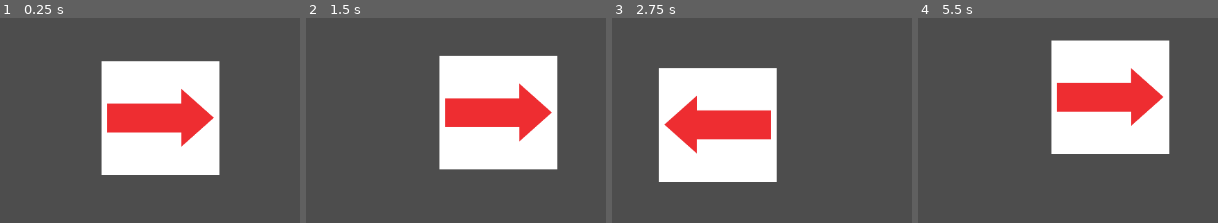
Above: before the commit, frames 1-4 (left to right).
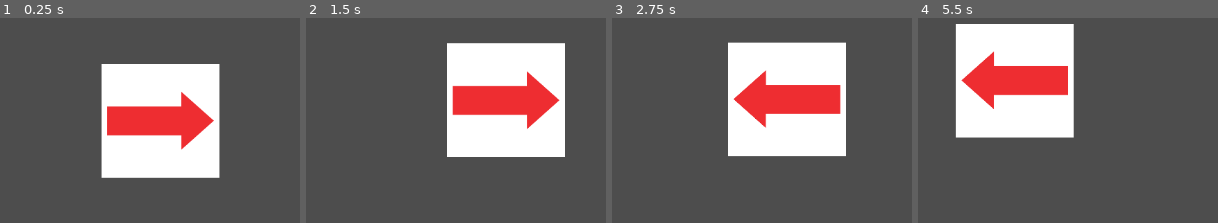
Above: after the commit, the same moments.

Repository: MagicCoderSigma/reclamation
Game: Godot game, scene res://main_scene.tscn
The game is run twice, just before and just after one commit, with the same random seed, the same clock (stepped at 60 frames per second) and the same inputs.
Inputs:
- Up to frame 1 (0.25 s): no input
- Up to frame 2 (1.5 s): hold E (ability) 0.53-1.28 s; hold D (right) from 0.53 s (still down); tap W (up) at 0.77, 0.8, 1.07, 1.35 s
- Up to frame 3 (2.75 s): tap W (up) at 1.52, 1.82, 2.3 s; tap E (ability) at 1.55 s; release D (right) at 2.03 s; hold A (left) from 2.03 s (still down); hold E (ability) from 2.03 s (still down)
- Up to frame 4 (5.5 s): release A (left) at 2.78 s; release E (ability) at 2.78 s; hold D (right) 2.78-4.28 s; tap E (ability) at 2.85, 4.35 s; tap W (up) at 3.02, 3.32, 4.52, 4.82, 5.3 s; hold W (up) 3.53-4.28 s; hold A (left) 4.28-5.03 s; hold D (right) from 5.03 s (still down); hold E (ability) from 5.03 s (still down)

The runs differ from the first frame. In frame 1, 2.5% of the frame differs, in the area x 33-74%, y 20-79%; in frame 2, 12%; in frame 3, 33%; in frame 4, 38%, in the area x 12-84%, y 2-67%.

Commit message:
Room additions

Diff:
--- /dev/null
+++ b/Rooms/elevator_shaft.tscn
@@ -0,0 +1,40 @@
+[gd_scene load_steps=4 format=3 uid="uid://dkcjan638hr6x"]
+
+[ext_resource type="PackedScene" uid="uid://cs6e6wh1qtsfs" path="res://Rooms/horizontal_1.tscn" id="1_j3sq3"]
+
+[sub_resource type="RectangleShape2D" id="RectangleShape2D_e5pec"]
+size = Vector2(16, 20.036015)
+
+[sub_resource type="RectangleShape2D" id="RectangleShape2D_j3sq3"]
+size = Vector2(38.70968, 16)
+
+[node name="Horizontal1" instance=ExtResource("1_j3sq3")]
+
+[node name="Entry" parent="." index="0"]
+position = Vector2(-176, -2962)
+
+[node name="Exit" parent="." index="1"]
+position = Vector2(16, 376)
+
+[node name="Wall" type="StaticBody2D" parent="." index="2"]
+position = Vector2(-168, -1293)
+
+[node name="CollisionShape2D" type="CollisionShape2D" parent="Wall" index="0"]
+scale = Vector2(1, 166.6)
+shape = SubResource("RectangleShape2D_e5pec")
+
+[node name="Wall3" type="StaticBody2D" parent="." index="3"]
+position = Vector2(-150, 386)
+scale = Vector2(4.96, 1)
+
+[node name="CollisionShape2D" type="CollisionShape2D" parent="Wall3" index="0"]
+position = Vector2(14.112904, -2)
+shape = SubResource("RectangleShape2D_j3sq3")
+
+[node name="Wall2" type="StaticBody2D" parent="." index="4"]
+position = Vector2(176, -3160)
+
+[node name="CollisionShape2D2" type="CollisionShape2D" parent="Wall2" index="0"]
+position = Vector2(-168, 1672)
+scale = Vector2(1, 166.6)
+shape = SubResource("RectangleShape2D_e5pec")
--- /dev/null
+++ b/Rooms/hcontain_entry.tscn
@@ -0,0 +1,41 @@
+[gd_scene load_steps=4 format=3 uid="uid://dtcftdkcwt374"]
+
+[ext_resource type="PackedScene" uid="uid://cap0pooh41p0n" path="res://Rooms/hcontain_fromlobby_1.tscn" id="1_shp10"]
+
+[sub_resource type="RectangleShape2D" id="RectangleShape2D_ks212"]
+
+[sub_resource type="RectangleShape2D" id="RectangleShape2D_s57nw"]
+size = Vector2(7.666666, 257)
+
+[node name="Horizontal1" instance=ExtResource("1_shp10")]
+
+[node name="Entry" parent="." index="0"]
+position = Vector2(-301, -10)
+
+[node name="Exit" parent="." index="1"]
+position = Vector2(1951, 172)
+
+[node name="CollisionShape2D" parent="StaticBody2D" index="0"]
+position = Vector2(-1, 0)
+
+[node name="CollisionShape2D2" type="CollisionShape2D" parent="StaticBody2D" index="1"]
+position = Vector2(830.00006, 237)
+scale = Vector2(30, 1)
+shape = SubResource("RectangleShape2D_ks212")
+
+[node name="CollisionShape2D3" type="CollisionShape2D" parent="StaticBody2D" index="2"]
+position = Vector2(1651, 182)
+scale = Vector2(30, 1)
+shape = SubResource("RectangleShape2D_ks212")
+
+[node name="StaticBody2D2" type="StaticBody2D" parent="." index="3"]
+
+[node name="CollisionShape2D" type="CollisionShape2D" parent="StaticBody2D2" index="0"]
+position = Vector2(415, 118.5)
+scale = Vector2(30, 1)
+shape = SubResource("RectangleShape2D_s57nw")
+
+[node name="CollisionShape2D2" type="CollisionShape2D" parent="StaticBody2D2" index="1"]
+position = Vector2(1236, 284)
+scale = Vector2(30, 1)
+shape = SubResource("RectangleShape2D_s57nw")
--- /dev/null
+++ b/Rooms/hcontain_fromlobby_1.tscn
@@ -0,0 +1,19 @@
+[gd_scene load_steps=3 format=3 uid="uid://cap0pooh41p0n"]
+
+[ext_resource type="PackedScene" uid="uid://cs6e6wh1qtsfs" path="res://Rooms/horizontal_1.tscn" id="1_q6u4c"]
+
+[sub_resource type="RectangleShape2D" id="RectangleShape2D_ks212"]
+
+[node name="Horizontal1" instance=ExtResource("1_q6u4c")]
+
+[node name="Entry" parent="." index="0"]
+position = Vector2(-300, -10)
+
+[node name="Exit" parent="." index="1"]
+position = Vector2(300, -10)
+
+[node name="StaticBody2D" type="StaticBody2D" parent="." index="2"]
+
+[node name="CollisionShape2D" type="CollisionShape2D" parent="StaticBody2D" index="0"]
+scale = Vector2(30, 1)
+shape = SubResource("RectangleShape2D_ks212")
--- /dev/null
+++ b/Rooms/hcontain_fromlobby_1_2.tscn
@@ -0,0 +1,5 @@
+[gd_scene load_steps=2 format=3 uid="uid://c5dxljwh0asfq"]
+
+[ext_resource type="PackedScene" uid="uid://cap0pooh41p0n" path="res://Rooms/hcontain_fromlobby_1.tscn" id="1_um080"]
+
+[node name="Horizontal1" instance=ExtResource("1_um080")]
--- a/Rooms/horizontal_1.tscn
+++ b/Rooms/horizontal_1.tscn
@@ -1,20 +1,9 @@
-[gd_scene load_steps=4 format=3 uid="uid://cs6e6wh1qtsfs"]
+[gd_scene load_steps=2 format=3 uid="uid://cs6e6wh1qtsfs"]
 
 [ext_resource type="Script" uid="uid://ho6oy8rtcbmr" path="res://Rooms/Room.gd" id="1_kcq3k"]
 
-[sub_resource type="RectangleShape2D" id="RectangleShape2D_k55nu"]
-
-[sub_resource type="RectangleShape2D" id="RectangleShape2D_80dui"]
-size = Vector2(20, 2)
-
 [node name="Horizontal1" type="Node2D"]
 script = ExtResource("1_kcq3k")
-
-[node name="Area" type="Area2D" parent="."]
-
-[node name="CollisionShape2D" type="CollisionShape2D" parent="Area"]
-scale = Vector2(18, 7)
-shape = SubResource("RectangleShape2D_k55nu")
 
 [node name="Entry" type="Node2D" parent="."]
 position = Vector2(-180, 0)
@@ -22,20 +11,3 @@
 
 [node name="Exit" type="Node2D" parent="."]
 position = Vector2(180, 0)
-
-[node name="StaticBody2D" type="StaticBody2D" parent="."]
-
-[node name="CollisionShape2D" type="CollisionShape2D" parent="StaticBody2D"]
-position = Vector2(0, 69)
-scale = Vector2(17.976885, 1)
-shape = SubResource("RectangleShape2D_80dui")
-debug_color = Color(0, 1, 0.42352942, 0.41960785)
-
-[node name="StaticBody2D2" type="StaticBody2D" parent="."]
-rotation = 3.1415927
-
-[node name="CollisionShape2D" type="CollisionShape2D" parent="StaticBody2D2"]
-position = Vector2(0, 69)
-scale = Vector2(17.976885, 1)
-shape = SubResource("RectangleShape2D_80dui")
-debug_color = Color(0, 1, 0.42352942, 0.41960785)
--- a/Rooms/horizontal_to_outside.tscn
+++ /dev/null
@@ -1,7 +0,0 @@
-[gd_scene load_steps=2 format=3 uid="uid://36hlq6it047r"]
-
-[ext_resource type="PackedScene" uid="uid://cs6e6wh1qtsfs" path="res://Rooms/horizontal_1.tscn" id="1_8uci0"]
-
-[node name="HorizontalToOutside" instance=ExtResource("1_8uci0")]
-exitPointOrientation = 0
-exitToRoomType = 1
--- /dev/null
+++ b/Rooms/introductory_room.tscn
@@ -0,0 +1,41 @@
+[gd_scene load_steps=4 format=3 uid="uid://idup0g7hkggh"]
+
+[ext_resource type="PackedScene" uid="uid://cs6e6wh1qtsfs" path="res://Rooms/horizontal_1.tscn" id="1_3gliy"]
+
+[sub_resource type="RectangleShape2D" id="RectangleShape2D_3gliy"]
+
+[sub_resource type="RectangleShape2D" id="RectangleShape2D_x2q2o"]
+size = Vector2(538, 20)
+
+[node name="IntroRoom" instance=ExtResource("1_3gliy")]
+
+[node name="Entry" parent="." index="0"]
+position = Vector2(-600, 300)
+
+[node name="Floor" type="StaticBody2D" parent="." index="1"]
+position = Vector2(0, 310)
+
+[node name="Collision" type="CollisionShape2D" parent="Floor" index="0"]
+scale = Vector2(60, 1)
+shape = SubResource("RectangleShape2D_3gliy")
+debug_color = Color(0, 1, 0.27450982, 0.41960785)
+
+[node name="Floor3" type="StaticBody2D" parent="." index="2"]
+position = Vector2(0, 310)
+
+[node name="Collision" type="CollisionShape2D" parent="Floor3" index="0"]
+position = Vector2(1680.0001, 226)
+scale = Vector2(60, 1)
+shape = SubResource("RectangleShape2D_3gliy")
+debug_color = Color(0, 1, 0.27450982, 0.41960785)
+
+[node name="Floor2" type="StaticBody2D" parent="." index="3"]
+position = Vector2(0, 310)
+
+[node name="CollisionShape2D" type="CollisionShape2D" parent="Floor2" index="0"]
+position = Vector2(839.99994, 114.000015)
+rotation = 0.43633232
+shape = SubResource("RectangleShape2D_x2q2o")
+
+[node name="Exit" parent="." index="4"]
+position = Vector2(2280, 526)
--- /dev/null
+++ b/Rooms/lobby_1.tscn
@@ -0,0 +1,37 @@
+[gd_scene load_steps=4 format=3 uid="uid://bc300fcrl1gru"]
+
+[ext_resource type="PackedScene" uid="uid://cs6e6wh1qtsfs" path="res://Rooms/horizontal_1.tscn" id="1_fsgmy"]
+
+[sub_resource type="RectangleShape2D" id="RectangleShape2D_0l6pi"]
+size = Vector2(20.099834, 19.960876)
+
+[sub_resource type="RectangleShape2D" id="RectangleShape2D_3lm58"]
+size = Vector2(287.14044, 20)
+
+[node name="Lobby1" instance=ExtResource("1_fsgmy")]
+
+[node name="Entry" parent="." index="0"]
+position = Vector2(-226.00002, 0)
+
+[node name="Exit" parent="." index="1"]
+position = Vector2(738, -84)
+
+[node name="StaticBody2D" type="StaticBody2D" parent="." index="2"]
+
+[node name="CollisionShape2D" type="CollisionShape2D" parent="StaticBody2D" index="0"]
+position = Vector2(-25.000002, 10)
+scale = Vector2(20, 1)
+shape = SubResource("RectangleShape2D_0l6pi")
+
+[node name="CollisionShape2D2" type="CollisionShape2D" parent="StaticBody2D" index="1"]
+position = Vector2(537, -74)
+scale = Vector2(20, 1)
+shape = SubResource("RectangleShape2D_0l6pi")
+
+[node name="StaticBody2D2" type="StaticBody2D" parent="." index="3"]
+scale = Vector2(-0.55721855, -6.0690336)
+
+[node name="CollisionShape2D" type="CollisionShape2D" parent="StaticBody2D2" index="0"]
+position = Vector2(-459.42477, 6.590834)
+scale = Vector2(1, 0.9999999)
+shape = SubResource("RectangleShape2D_3lm58")
--- /dev/null
+++ b/Rooms/lobby_1_2.tscn
@@ -0,0 +1,20 @@
+[gd_scene load_steps=2 format=3 uid="uid://dq6j8d0bbejdx"]
+
+[ext_resource type="PackedScene" uid="uid://bc300fcrl1gru" path="res://Rooms/lobby_1.tscn" id="1_tsdej"]
+
+[node name="Lobby1" instance=ExtResource("1_tsdej")]
+
+[node name="Entry" parent="." index="0"]
+position = Vector2(-226.00002, -90)
+
+[node name="Exit" parent="." index="1"]
+position = Vector2(738, -90)
+
+[node name="CollisionShape2D" parent="StaticBody2D" index="0"]
+position = Vector2(-25.000002, -80)
+
+[node name="CollisionShape2D2" parent="StaticBody2D" index="1"]
+position = Vector2(537, -80)
+
+[node name="CollisionShape2D" parent="StaticBody2D2" index="0"]
+position = Vector2(-459.42477, 11.698731)
--- /dev/null
+++ b/Rooms/lobby_2.tscn
@@ -0,0 +1,19 @@
+[gd_scene load_steps=3 format=3 uid="uid://devoxo0oj4njp"]
+
+[ext_resource type="PackedScene" uid="uid://cs6e6wh1qtsfs" path="res://Rooms/horizontal_1.tscn" id="1_7hyyh"]
+
+[sub_resource type="RectangleShape2D" id="RectangleShape2D_1dppp"]
+
+[node name="Horizontal1" instance=ExtResource("1_7hyyh")]
+
+[node name="Entry" parent="." index="0"]
+position = Vector2(-300, -10)
+
+[node name="Exit" parent="." index="1"]
+position = Vector2(300, -10)
+
+[node name="StaticBody2D" type="StaticBody2D" parent="." index="2"]
+
+[node name="CollisionShape2D" type="CollisionShape2D" parent="StaticBody2D" index="0"]
+scale = Vector2(30, 1)
+shape = SubResource("RectangleShape2D_1dppp")
--- /dev/null
+++ b/Rooms/lobby_2_2.tscn
@@ -0,0 +1,5 @@
+[gd_scene load_steps=2 format=3 uid="uid://ci0565govepbb"]
+
+[ext_resource type="PackedScene" uid="uid://devoxo0oj4njp" path="res://Rooms/lobby_2.tscn" id="1_m55qi"]
+
+[node name="Horizontal1" instance=ExtResource("1_m55qi")]
--- /dev/null
+++ b/Rooms/lobby_2_3.tscn
@@ -0,0 +1,5 @@
+[gd_scene load_steps=2 format=3 uid="uid://n5yirswm76mo"]
+
+[ext_resource type="PackedScene" uid="uid://devoxo0oj4njp" path="res://Rooms/lobby_2.tscn" id="1_0xqmx"]
+
+[node name="Horizontal1" instance=ExtResource("1_0xqmx")]
--- a/character.gd
+++ b/character.gd
@@ -2,13 +2,16 @@
 
 # exported to make it accesible via the inspector
 @export var movement_speed: float = 250
+@export var dash_speed: float = 1000
 @export var acceleration: float = 50
 @export var breaking: float = 20
-@export var gravity: float = 500
-@export var jump_force: float = 250
-@export var dash_power: float = 25000
+@export var gravity: float = 700
+@export var jump_force: float = 300
 
-var ability_available: bool = true
+var ability_debounce: bool = true
+var ability_in_use: bool = false
+var last_input_value_prior_to_ability: float = 0
+
 var move_input: float
 
 @onready var sprite: Sprite2D = $Sprite2D
@@ -25,6 +28,39 @@
 	# left is -1
 	# right is 1
 	move_input = Input.get_axis("left", "right")
+	if !ability_in_use:
+		last_input_value_prior_to_ability = move_input
+
+	if Input.is_action_pressed("ability"):
+		if ability_in_use and ability_debounce:
+			print("disabling ability")
+			ability_in_use = false
+			ability_debounce = false
+			print("debounce false")
+			await wait(1)
+			ability_debounce = true
+			print("debounce true")
+		elif ability_debounce:
+			print("activating ability")
+			ability_in_use = true
+			ability_debounce = false
+			await wait(2)
+			ability_debounce = true
+		else:
+			print("cannot activate because of debounce!")
+
+	# jumping movement
+	if Input.is_action_pressed("up") and is_on_floor():
+		velocity.y = -jump_force # -y to go up because going down means +y
+
+	# TODO: naturally decelerate the ability when disabled
+	# TODO: disable ability when hitting a wall
+
+	if ability_in_use:
+		velocity.x = lerp(velocity.x, last_input_value_prior_to_ability * dash_speed, acceleration * 0.01 * delta)
+		# process movement
+		move_and_slide()
+		return
 
 	# left and right movement
 	# more dynamic movement system
@@ -34,19 +70,6 @@
 		velocity.x = lerp(velocity.x, 0.0, breaking * delta)
 		pass
 
-	# jumping movement
-	if Input.is_action_pressed("up") and is_on_floor():
-		velocity.y = -jump_force # -y to go up because going down means +y
-
-	# dashing movement
-	if Input.is_action_pressed("ability"):
-		if ability_available == true:
-			ability_available = false
-			velocity.x += dash_power * move_input
-			await wait(2)
-			ability_available = true
-			print("We are back online!")
-
 	# process movement
 	move_and_slide()
 
--- a/enums.gd
+++ b/enums.gd
@@ -1,26 +1,23 @@
 extends Node
 
-@onready var horizontal_rooms = [
-	[ # INDEX 0 - INDOOR ROOMS
-		preload("res://Rooms/horizontal_1.tscn"),
+@onready var room_groups = [
+	[
+		preload("res://Rooms/introductory_room.tscn"),
+		preload("res://Rooms/elevator_shaft.tscn"),
 	],
-	[ # INDEX 1 - OUTDOOR AREAS
-		preload("res://Rooms/horizontal_1.tscn"),
-	]
-]
-@onready var vertical_rooms = [
-	[ # INDEX 0 - INDOOR ROOMS
-		preload("res://Rooms/vertical_1.tscn"),
+	[
+		preload("res://Rooms/hcontain_fromlobby_1.tscn"),
+		preload("res://Rooms/hcontain_fromlobby_1_2.tscn"),
+		preload("res://Rooms/hcontain_entry.tscn"),
 	],
-	[ # INDEX 1 - OUTDOOR AREAS
-		preload("res://Rooms/vertical_1.tscn"),
+	[
+		preload("res://Rooms/lobby_1.tscn"),
+		preload("res://Rooms/lobby_1_2.tscn"),
+		preload("res://Rooms/lobby_2.tscn"),
+		preload("res://Rooms/lobby_2_2.tscn"),
+		preload("res://Rooms/lobby_2_3.tscn"),
 	]
 ]
 
 enum RoomType {INSIDE = 0, OUTSIDE = 1}
 enum Orientation {HORIZONTAL = 0, VERTICAL = 1}
-
-@onready var Rooms = [
-	horizontal_rooms,
-	vertical_rooms
-]
--- a/placement_manager.gd
+++ b/placement_manager.gd
@@ -4,37 +4,74 @@
 @export var room_amount: int = 10
 @onready var player: CharacterBody2D = $Player
 
+func generateRoom(room: Node2D = null, specifiedRoom: PackedScene = null, exitPoint: Node2D = null) -> Array:
+	# TODO: check exit point supported type to specify what room is needed
+	var specifiedExitPoint: Node2D
 
-func generateRoom(room: Node2D) -> Node2D:
-	# TODO: check exit point supported type to specify what room is needed
-	var exitPoint = room.get_node("Exit")
-	# select room category (orientation and type)
-	var roomOrientation = room.exitPointOrientation
-	var roomExitType = room.exitToRoomType
-	var possibleExitRooms = Enums.Rooms[roomOrientation][roomExitType]
+	if !exitPoint:
+		specifiedExitPoint = room.get_node("Exit")
+	else:
+		specifiedExitPoint = exitPoint
 
-	# get a random index
-	var index = rng.randi_range(0, possibleExitRooms.size()-1)
-	# use that index to get the room
-	var newRoom: Node2D = possibleExitRooms[index].instantiate()
+	var newRoom: Node2D
+
+	newRoom = specifiedRoom.instantiate()
+
 	add_child(newRoom)
+	var offset = newRoom.get_node("Entry").position
+	print(specifiedExitPoint)
+	newRoom.global_position = specifiedExitPoint.global_position - offset
 
-	var entryPoint = newRoom.get_node("Entry")
-	var offset = entryPoint.position
+	return [newRoom, newRoom.get_node("Exit")]
 
-	newRoom.global_position = exitPoint.global_position - offset
-	return newRoom
+func generateRoomGroup(index: int, isFirstRoom: bool, exitPoint: Node2D) -> Array:
+	var lastExitPoint: Node2D
 
+	if isFirstRoom:
+		lastExitPoint = player
+	else:
+		lastExitPoint = exitPoint
+
+	var group: Array = Enums.room_groups[index]
+	var result: Array
+	var loopedIndex = 0
+
+	for room in group:
+		result = generateRoom(null, room, lastExitPoint)
+		loopedIndex += 1
+
+		if loopedIndex == 1 and isFirstRoom:
+			result[0].position = player.position
+
+		lastExitPoint = result[1]
+	return result
+
+func randomRoomGeneration(origin: Node2D, placementAmount: int, roomGroup: Array, placeRoomsOnce: bool = true) -> Array:
+	var roomAmount = roomGroup.size()
+
+	var indexes = []
+	var newIndex = rng.randi_range(0, roomAmount - 1)
+	indexes.append(newIndex)
+	var results = generateRoom(origin, roomGroup[newIndex])
+	origin = results[0]
+
+	for i in range(placementAmount):
+		var passes = false
+		while passes == false:
+
+			newIndex = rng.randi_range(0, roomAmount - 1)
+			if indexes.find(newIndex) and !placeRoomsOnce:
+				continue
+			indexes.append(newIndex)
+			passes = true
+
+		results = generateRoom(origin, roomGroup[newIndex])
+		origin = results[0]
+
+	return results
 # Called when the node enters the scene tree for the first time.
 func _ready() -> void:
-	# get the position of the player
-	var player_position = player.position
 	# create room instance
-	var room: Node2D = Enums.Rooms[0][0][0].instantiate()
-	add_child(room)
-	# place room to player position
-	room.position = player_position
-
-	for i in range(room_amount):
-		print("Room "+str(i+1)+" instantiating... ")
-		room = generateRoom(room)
+	var result = generateRoomGroup(0, true, null) # intro
+	result = randomRoomGeneration(result[0], 15, Enums.room_groups[2], false) # lobby place
+	result = generateRoomGroup(1, false, result[1]) # hcontainment entrance
